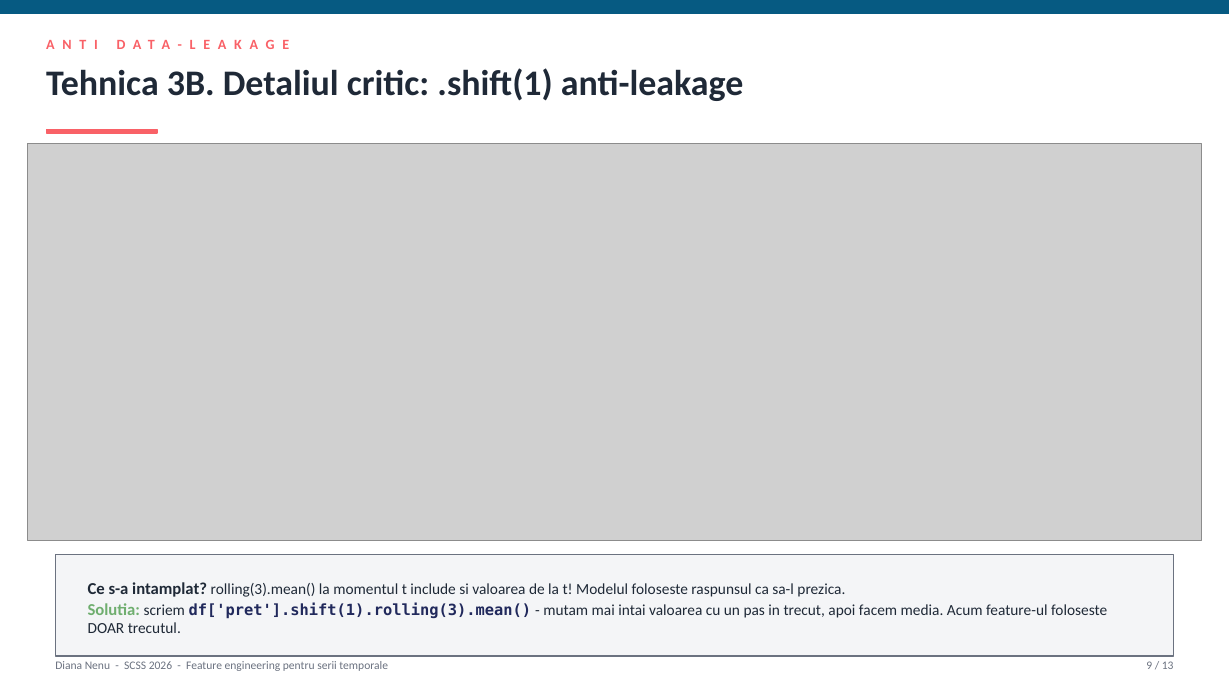
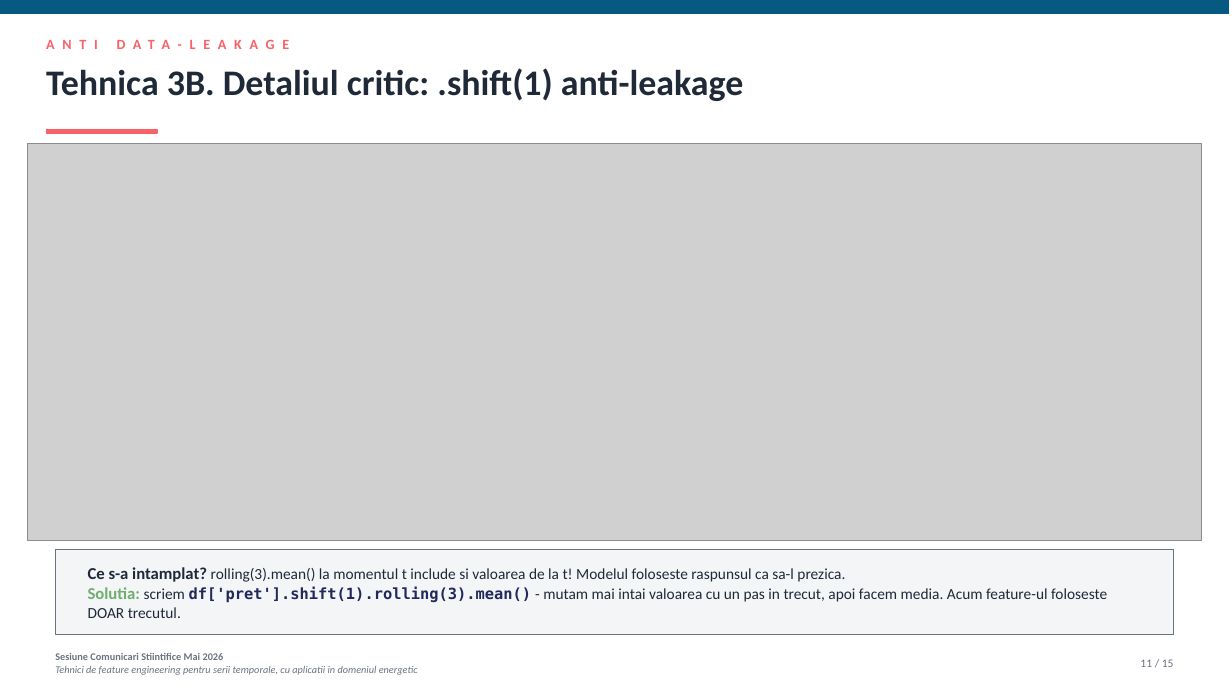
Before and after one commit to diana-nenu/Disertatie_AI_Platform, a slide deck: slide 11 of docs/SCSS/SCSS_FeatureEngineering_Diana_Nenu.pptx (slide 9 before the commit). Drawn at 1232x693 pixels with LibreOffice and Linux fonts; fonts in the diff are those of the drawing; grey boxes stand for pictures. Boxes give left, top, right and bottom in pixels: in the first picture for what was removed or moved away, otherwise in the second. Text is boxed around its words. In the diff, an @@ line names an element or a change of style, - is before the commit and + after.

Commit message:
SCSS pptx: 2 slide-uri noi (sin/cos, autoregresivitate) + footer extins
Modificari conform feedback:

* Footer (toate slide-urile 2-14): inlocuit 'Diana Nenu - SCSS 2026' cu
  'Sesiune Comunicari Stiintifice Mai 2026' pe 2 linii, cu titlul complet
  al lucrarii pe linia 2

* Slide 6 NOU - 'Functiile sin si cos pe scurt' (intermezzo matematic):
  - Cercul unitate cu punctul P si proiectiile sin/cos
  - Graficul functiilor pe perioada 0-2pi
  - 3 proprietati cheie: periodice, continue, identifica unic un punct

* Slide 8 NOU - 'Autoregresivitatea seriilor':
  - Definitia simpla cu exemplu energetic
  - Etimologia (auto + regresie)
  - Formula AR(1): y(t) = c + phi*y(t-1) + eps
  - Vizualizare cu serie + scatter t-1 vs t (corelatie ~0.90)
  - Concluzia: corelatia pret(t) cu pret(t-1) ~0.99 -> lag features

* Terminologie: 'fereastra alunecatoare' -> 'rolling window',
  'media plimbatoare' -> 'rolling window' in tot pptx-ul

* Total slide-uri: 13 -> 15. Numerotare X/15 actualizata
* Slide 15 (multumiri): adaugat 15/15 in dreapta jos

* Fixes pozitionare: banda navy slide 4 mutata sus, caseta slide 11
  redimensionata, casetele slide 13 mutate deasupra footer-ului

* Figuri noi: fig_fe_sin_cos_basics.png, fig_fe_autoregresivitate.png
* fig_fe_problema_orei_liniare.png: ajustare adnotare ca sa nu se
  suprapuna cu colorbar-ul

```diff
--- a/docs/SCSS/SCSS_FeatureEngineering_Diana_Nenu.pptx
+++ b/docs/SCSS/SCSS_FeatureEngineering_Diana_Nenu.pptx
@@ rectangle: place and size @@
-rectangle at (55, 555, 1174, 656)
+rectangle at (55, 550, 1174, 635)
@@ text "Ce s-a intamplat? rolling(3).mean() la ...": place and size @@
-text "Ce s-a intamplat? rolling(3).mean() la ..." at (88, 582, 1107, 633)
+text "Ce s-a intamplat? rolling(3).mean() la ..." at (88, 567, 1107, 618)
@@ text at (55, 653, 418, 675): text changed; size 9 to 8 pt; italic on @@
-Diana Nenu - SCSS 2026 - Feature engineering pentru serii temporale
+Sesiune Comunicari Stiintifice Mai 2026
+Tehnici de feature engineering pentru serii temporale, cu aplicatii in domeniul energetic
@@ text at (1140, 659, 1174, 667): text changed @@
-9 / 13
+11 / 15
```
Also in this commit, not shown: 11 other slides changed, 2 slides added, 2 other files.
